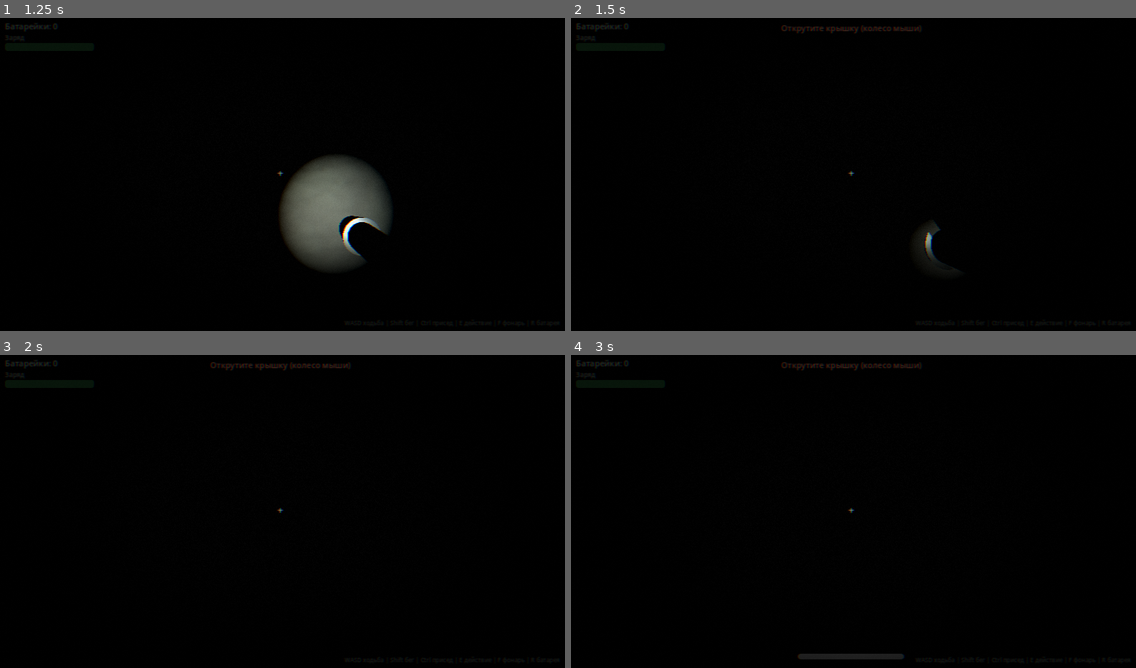
Above: before the commit, frames 1-4 (two rows, left to right).
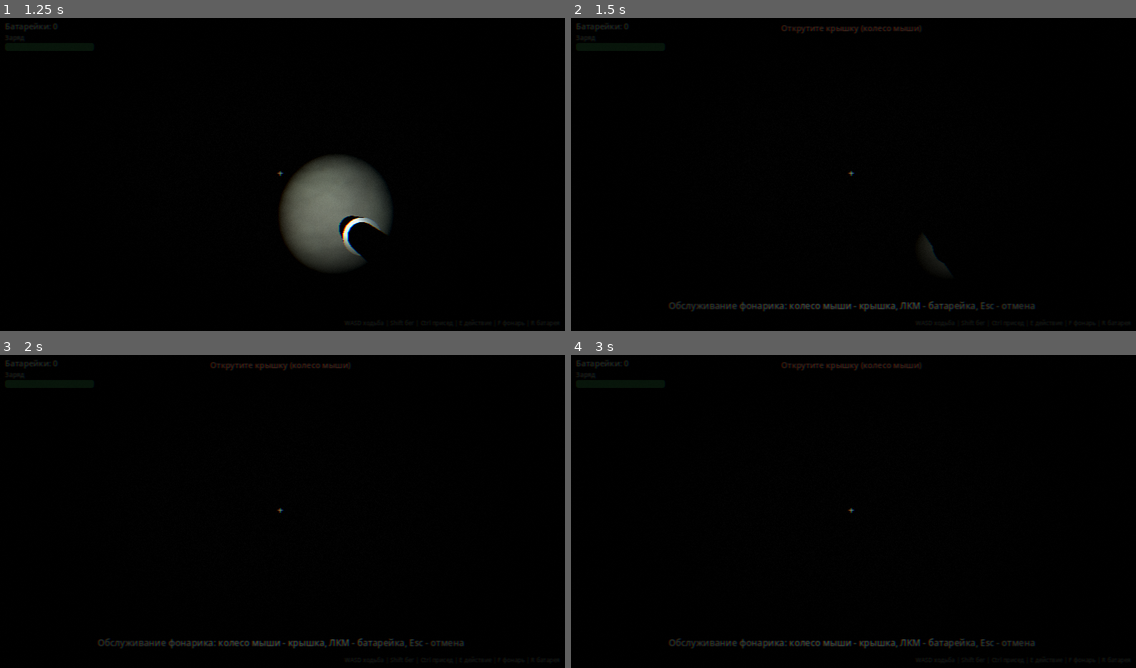
Above: after the commit, the same moments.

Repository: SlendStick/Snare
Game: Godot game, scene res://scenes/main.tscn
Two runs of this game, one before a commit and one after it. Both use one fixed random seed, a clock stepped at 60 frames per second and the inputs below.
Inputs (mouse positions are in pixels of both pictures, inside the frame that each line leads up to):
- Up to frame 1 (1.25 s): tap Enter at 0.5 s; move the mouse to (310, 171) at 0.52 s; hold W (move_forward) from 0.53 s (still down); hold Ctrl (crouch) from 0.53 s (still down); click (310, 171) at 0.67 s; tap Space at 0.77 s
- Up to frame 2 (1.5 s): keep holding W (move_forward); move the mouse to (825, 174) at 1.27 s; release Ctrl (crouch) at 1.28 s; tap R (flashlight_service) at 1.35 s
- Up to frame 3 (2 s): keep holding W (move_forward); tap Space at 1.52 s
- Up to frame 4 (3 s): keep holding W (move_forward); tap Space at 2 s; move the mouse to (864, 505) at 2.02 s; hold F (flashlight_toggle) 2.03-2.78 s; tap Enter at 2.75 s; move the mouse to (842, 514) at 2.77 s; tap Shift (run) at 2.85 s; click (842, 514) at 2.92 s

Frame 1 is identical in both runs. In frame 2, 1.1% of the frame differs, in the area x 17-83%, y 65-94%; in frame 3, 1.0%; in frame 4, 1.3%, in the area x 17-83%, y 90-98%.
Error before the commit: Parse Error: Expected statement, found "Indent" instead. (res://scripts/core/audio_synthesizer.gd:285)

Commit message:
Fix GDScript parse errors and add CI parse check
- Fix over-indented loop in audio_synthesizer heartbeat generator
- Add explicit AudioStream type for AudioSynth.get_sfx result in monster
- Add GitHub Actions workflow to run gdparse on push/PR

Co-authored-by: arena-agent <297053741+arena-agent@users.noreply.github.com>

Diff:
--- a/scripts/core/audio_synthesizer.gd
+++ b/scripts/core/audio_synthesizer.gd
@@ -282,8 +282,8 @@
 	for i in n:
 		var t := float(i) / sr
 		var beat := 0.0
-			for b: float in [0.0, 0.22]:
-				var dt: float = t - b
+		for b: float in [0.0, 0.22]:
+			var dt: float = t - b
 			if dt >= 0.0:
 				beat += sin(TAU * 55.0 * dt) * exp(-dt * 18.0) * (1.0 if b == 0.0 else 0.7)
 		out[i] = beat * 0.6
--- a/scripts/enemy/monster_ai.gd
+++ b/scripts/enemy/monster_ai.gd
@@ -64,7 +64,7 @@
 	target = t
 
 func _setup_audio() -> void:
-	var s := AudioSynth.get_sfx("monster_breath")
+	var s: AudioStream = AudioSynth.get_sfx("monster_breath")
 	breath_player.stream = s
 	breath_player.volume_db = -6.0
 	breath_player.max_distance = 35.0
